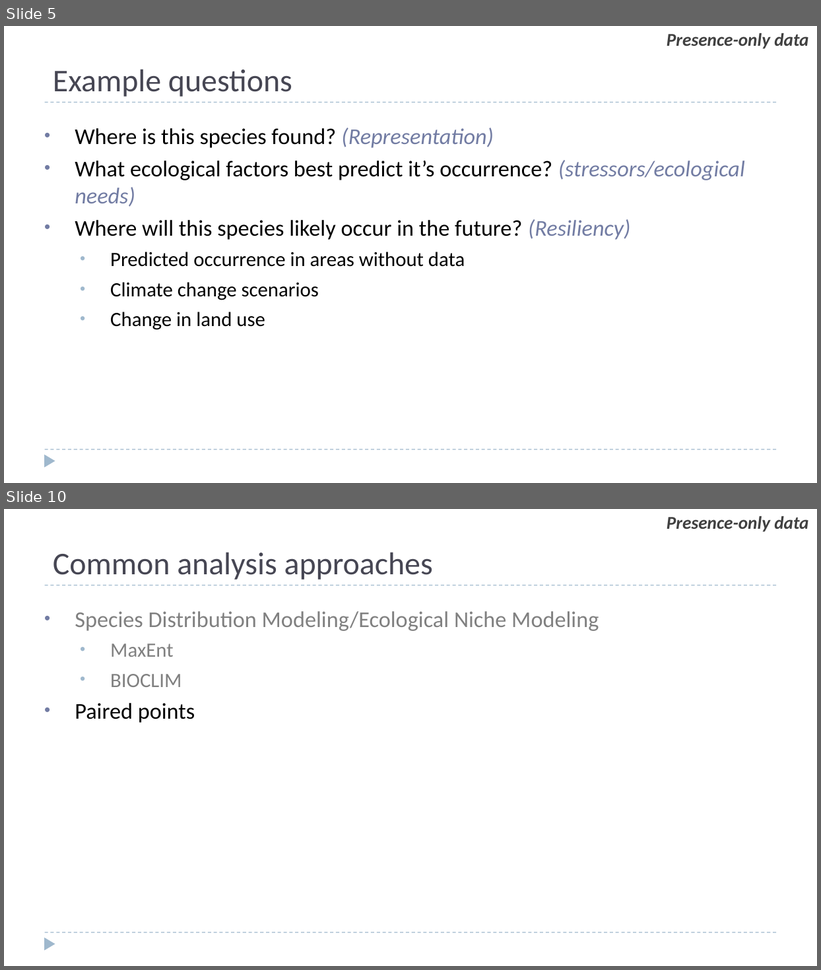
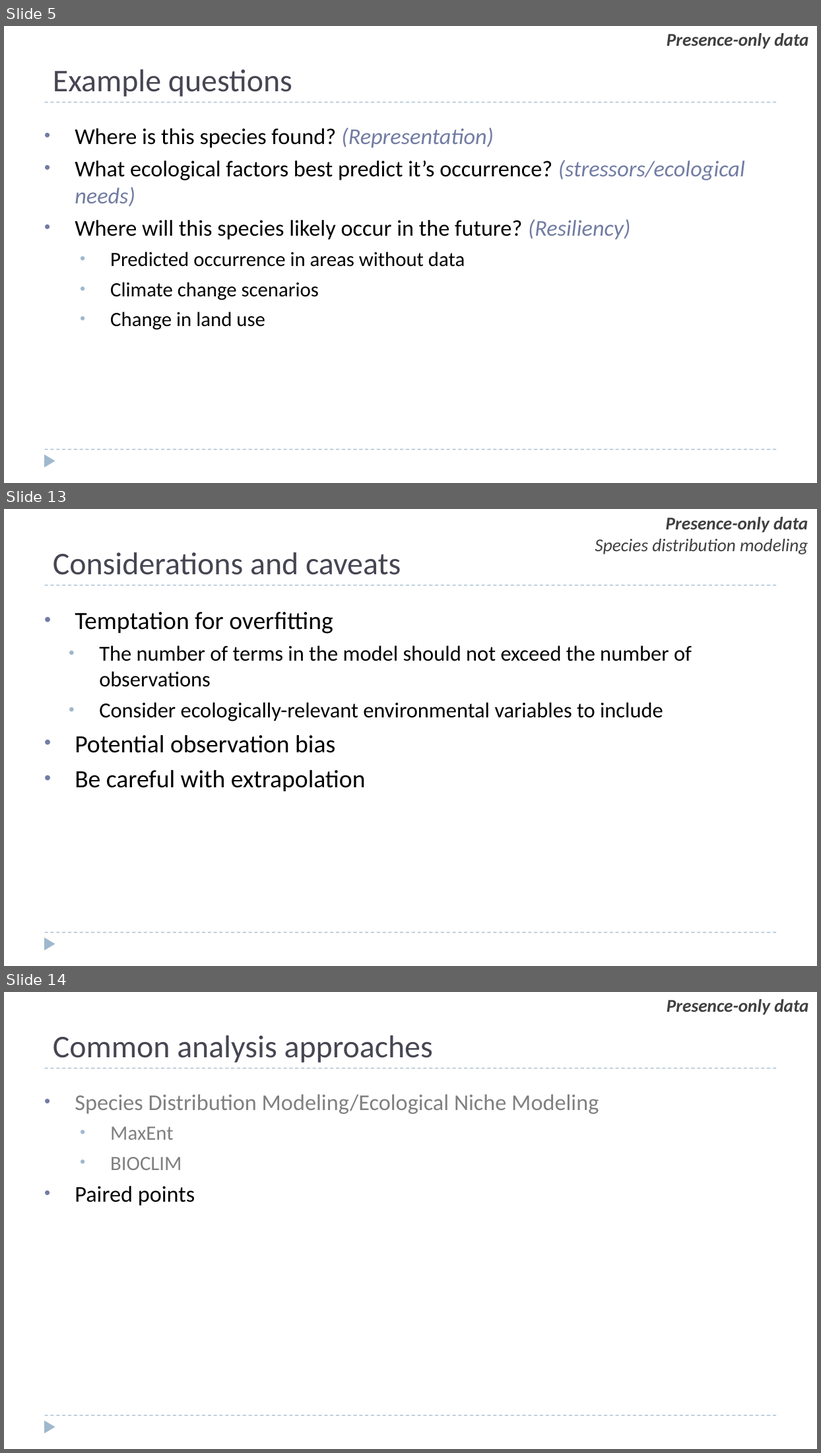
Before and after one commit to ssa200/ssa200.github.io, a slide deck: static/lectures/03_occ-data.pptx. Shown one above the other, each under a label of ours: slides 5 and 10 before the commit, slides 5, 13 and 14 after it; the slides between them are not shown. The pictures are 821x970 and 821x1453 pixels, drawn with LibreOffice and Linux fonts; fonts in the diff are those of the drawing; background and template pictures are left out. Boxes give left, top, right and bottom in pixels: in the first picture for what was removed or moved away, otherwise in the second. Text is boxed around its words. In the diff, an @@ line names an element or a change of style, - is before the commit and + after.

```diff
--- a/static/lectures/03_occ-data.pptx
+++ b/static/lectures/03_occ-data.pptx
@@ slide 13 added at (4, 509, 817, 966), background #FFFFFF; not listed: 3 template elements that a slide beside it also shows @@
@@ text added at (595, 517, 808, 555), 16 pt, text #404040, italic @@
+Presence-only data
+Species distribution modeling
@@ title added at (53, 552, 401, 575), 28 pt, text #464653 @@
+Considerations and caveats
@@ text added at (75, 612, 692, 791), 19 pt, text #000000 @@
+• Temptation for overfitting
+  • The number of terms in the model should not exceed the number of observations
+  • Consider ecologically-relevant environmental variables to include
+• Potential observation bias
+• Be careful with extrapolation
@@ what was slide 10 is now slide 14 @@
```
Also in this commit, not shown: 4 slides changed, 4 other slides added, 3 slides removed, 9 other files.
